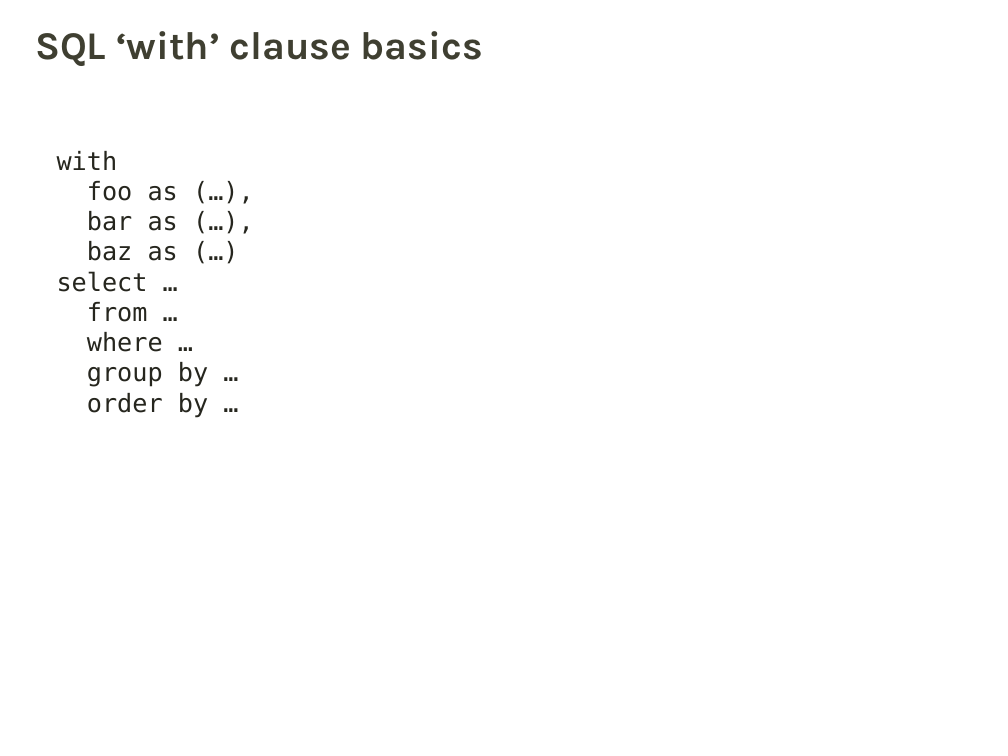
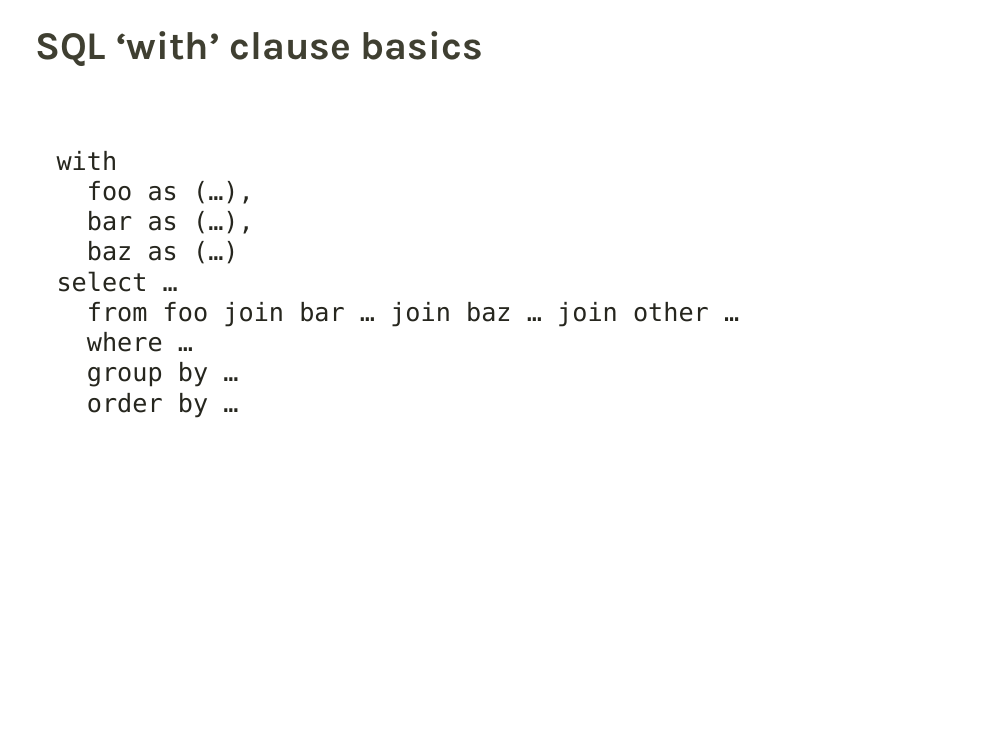
Before and after one commit to thepler/using-using-with-with, a slide deck: slide 3 of using-using-with-with.pptx (slide 2 before the commit). Drawn at 1008x756 pixels with LibreOffice and Linux fonts; fonts in the diff are those of the drawing; background and template pictures are left out. Boxes give left, top, right and bottom in pixels: in the first picture for what was removed or moved away, otherwise in the second. Text is boxed around its words. In the diff, an @@ line names an element or a change of style, - is before the commit and + after.

Commit message:
added some slides

```diff
--- a/using-using-with-with.pptx
+++ b/using-using-with-with.pptx
@@ text at [87,302,709,327]: text changed @@
-from …
+from foo join bar … join baz … join other …
```
Also in this commit, not shown: 2 slides added.
